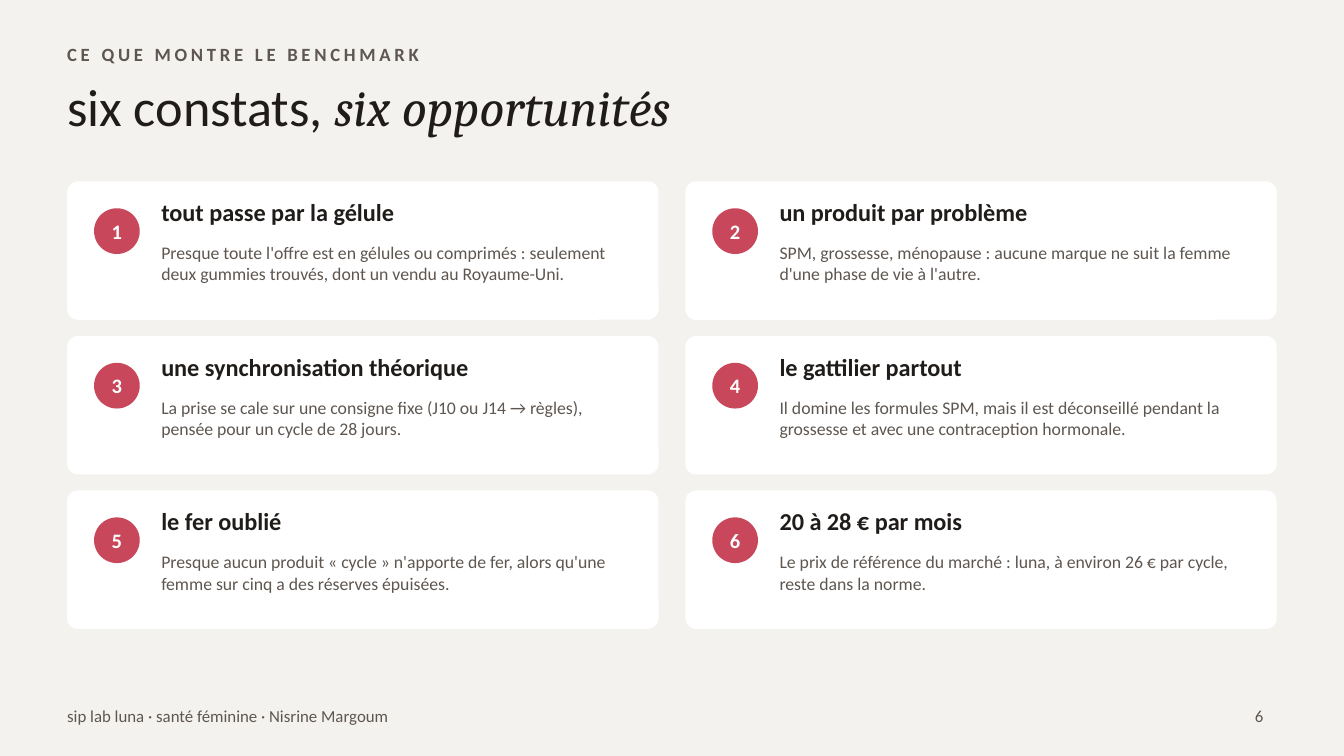
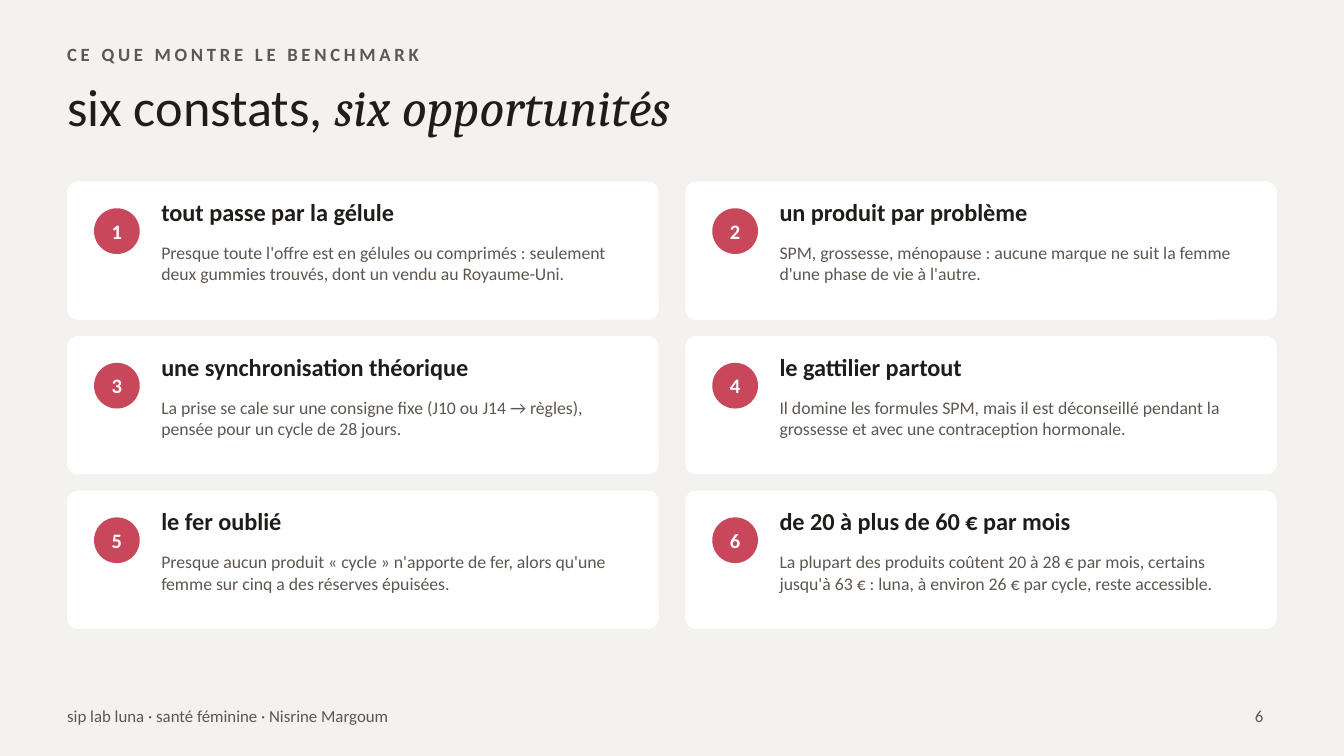
Before and after one commit to nisrine-max/mon-sitee, a slide deck: slide 6 of pitch/siplab-luna-problematique.pptx. Drawn at 1344x756 pixels with LibreOffice and Linux fonts; fonts in the diff are those of the drawing. Boxes give left, top, right and bottom in pixels: in the first picture for what was removed or moved away, otherwise in the second. Text is boxed around its words. In the diff, an @@ line names an element or a change of style, - is before the commit and + after.

```diff
--- a/pitch/siplab-luna-problematique.pptx
+++ b/pitch/siplab-luna-problematique.pptx
@@ text at box(780, 513, 1070, 534): text changed @@
-20 à 28 € par mois
+de 20 à plus de 60 € par mois
@@ text at box(780, 555, 1212, 593): text changed @@
-Le prix de référence du marché : luna, à environ 26 € par cycle, reste dans la norme.
+La plupart des produits coûtent 20 à 28 € par mois, certains jusqu'à 63 € : luna, à environ 26 € par cycle, reste accessible.
```
Also in this commit, not shown: 1 other slide changed.
